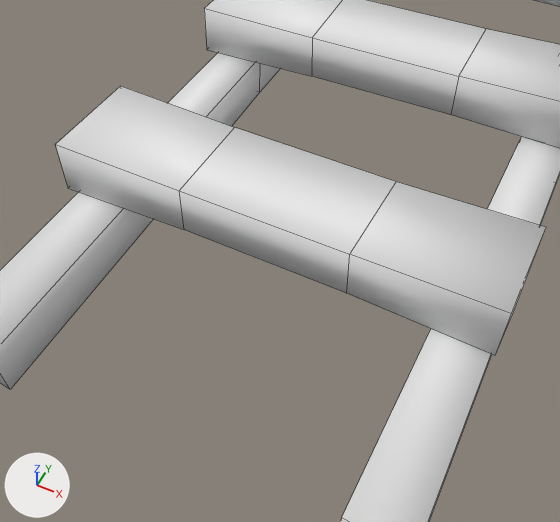
A saved change to the Blender file Assets/Meshes/Props.blend.
Before and after are seen from a 50 mm lens placed at (0.396, -0.532, 1.003), pointed at (-0.041, 0.341, -0.088). Arrows for +X, +Y and +Z are at lower left; the lights stay in place. Mesh edges are drawn as thin lines.

In view in the first picture: 'Ladder_01'.
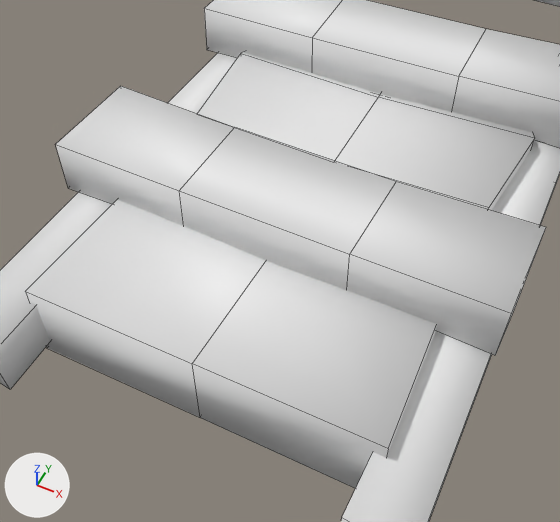
Where the change shows, as pixel boxes (x1, y1, x2, y2) in the pictures (560 x 522 px):
```json
{"object": "GraveStone_01", "change": "added", "after": [25, 53, 535, 489]}
```

Edits to the scene script, one JSON object a line:
```json
{"op": "add", "block": "me_cube_013", "code": ["me_cube_013 = bpy.data.meshes.new('Cube.013')", "me_cube_013.from_pydata(...)  # 30 vertices, 28 faces; spans x -0.312..0.312, y -0.022..0.964, z -0.075..0.075", "me_cube_013.polygons.foreach_set('use_smooth', [True] * 28)"]}
{"op": "add", "block": "ob_gravestone_01", "code": ["ob_gravestone_01 = bpy.data.objects.new('GraveStone_01', me_cube_013)", "ob_gravestone_01.location = (0.0, 0.0, 0.0)"]}
```
